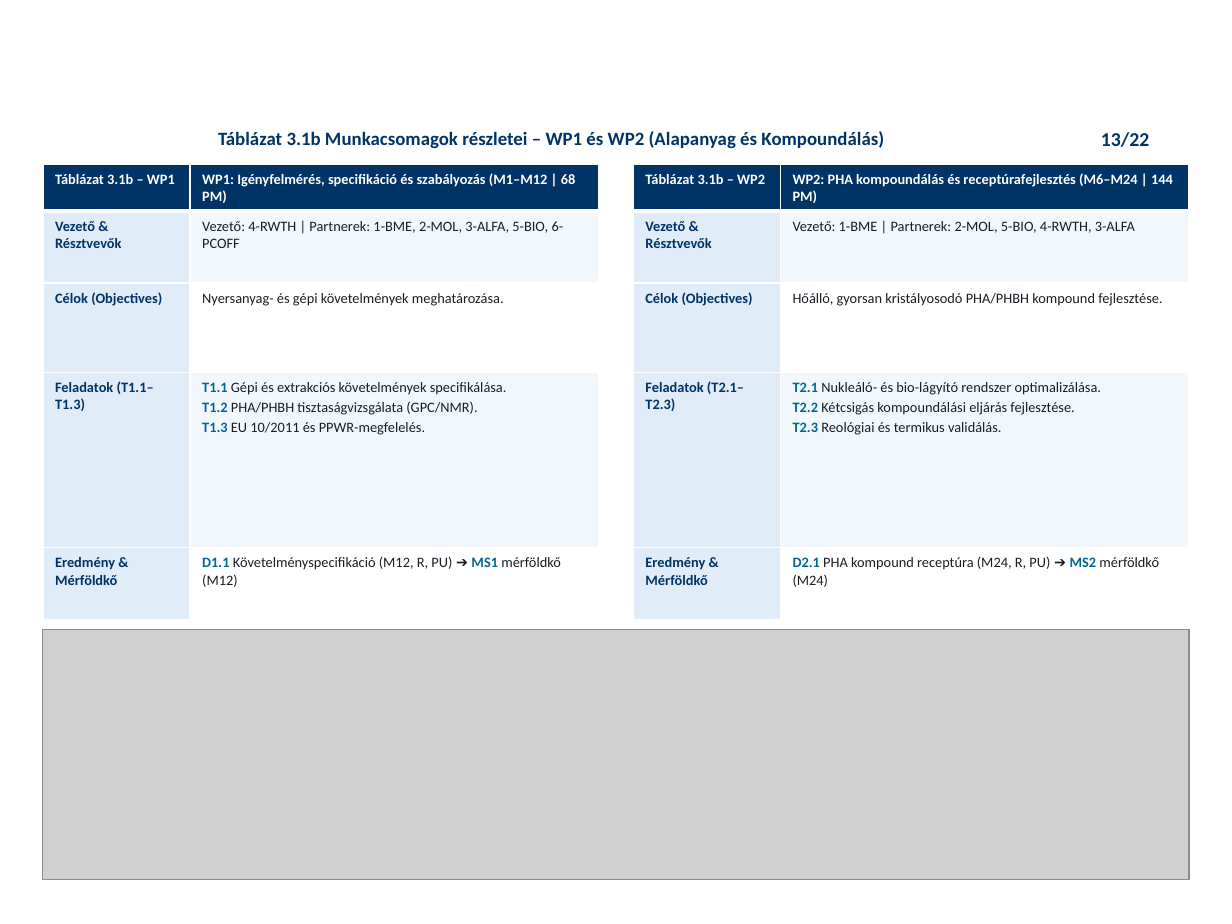
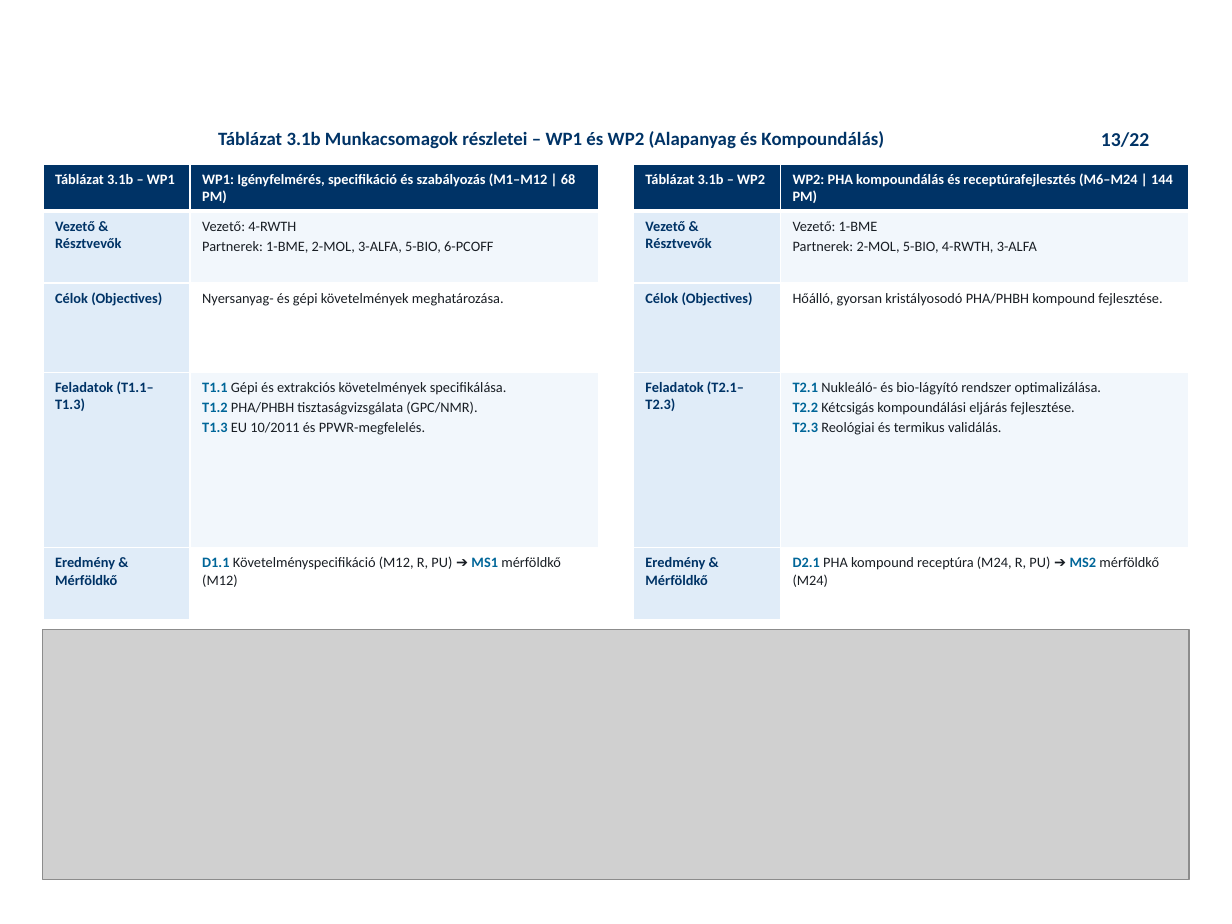
Before and after one commit to RMarci44/Fenntarthato-hulladek-projekt, a slide deck: slide 13 of PHACK_Prezentacio_Vegleges.pptx. Drawn at 1232x924 pixels with LibreOffice and Linux fonts; fonts in the diff are those of the drawing; grey boxes stand for pictures; background and template pictures are left out. Boxes give left, top, right and bottom in pixels: in the first picture for what was removed or moved away, otherwise in the second. Text is boxed around its words. In the diff, an @@ line names an element or a change of style, - is before the commit and + after.

```diff
--- a/PHACK_Prezentacio_Vegleges.pptx
+++ b/PHACK_Prezentacio_Vegleges.pptx
@@ table at <box>43,164,599,620</box> @@
-row 2, column 2: Vezető: 4-RWTH | Partnerek: 1-BME, 2-MOL, 3-ALFA, 5-BIO, 6-PCOFF
+row 2, column 2: Vezető: 4-RWTH / Partnerek: 1-BME, 2-MOL, 3-ALFA, 5-BIO, 6-PCOFF
@@ table at <box>633,164,1189,620</box> @@
-row 2, column 2: Vezető: 1-BME | Partnerek: 2-MOL, 5-BIO, 4-RWTH, 3-ALFA
+row 2, column 2: Vezető: 1-BME / Partnerek: 2-MOL, 5-BIO, 4-RWTH, 3-ALFA
```
Also in this commit, not shown: 5 other slides changed.
